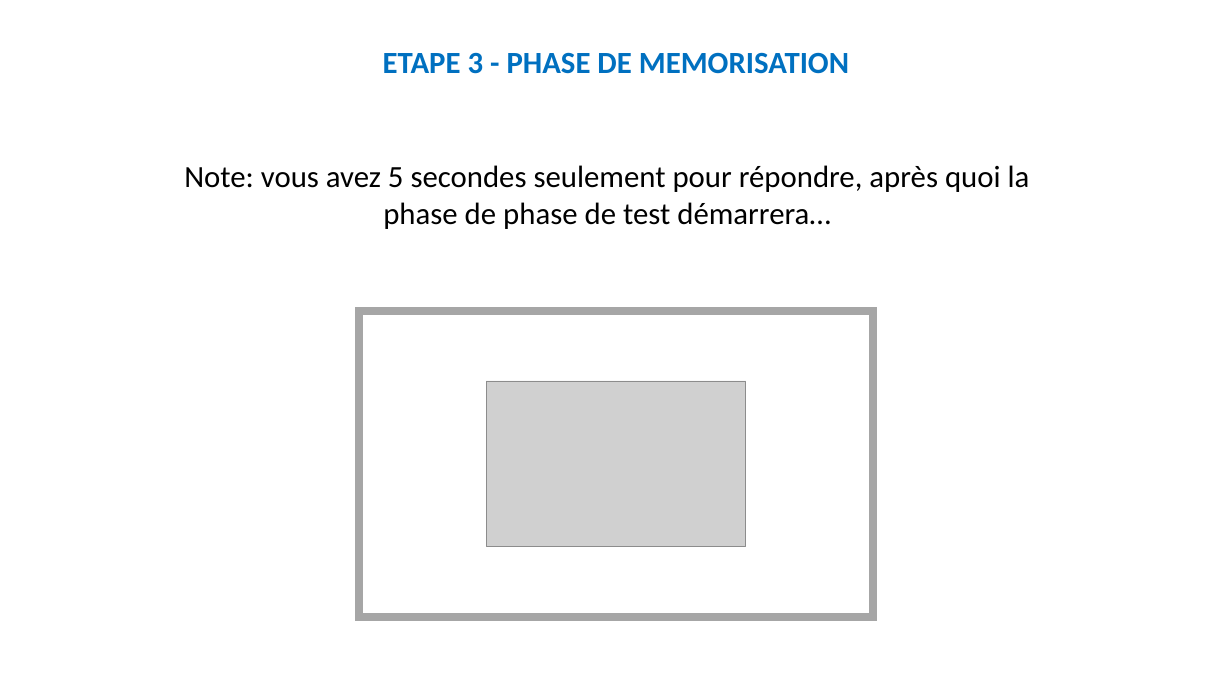
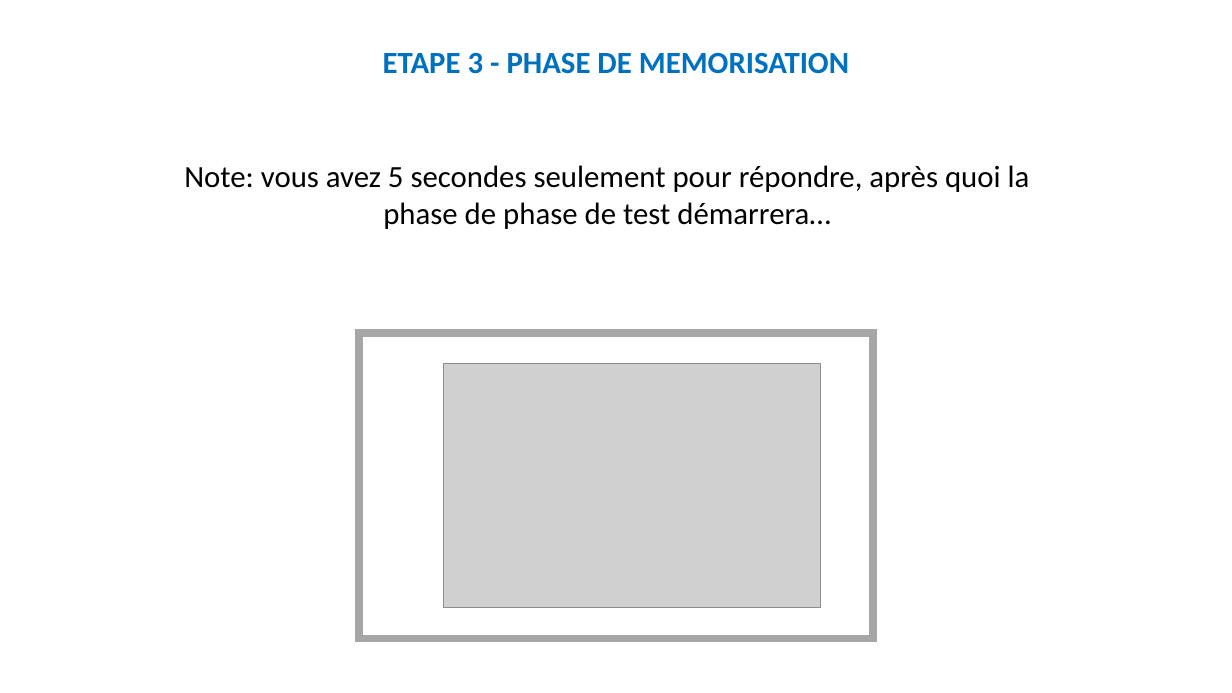
Before and after one commit to MBB-team/Online_Testing, a slide deck: slide 23 of src/SE_ELAN/Stimuli/Instructions.pptx. Drawn at 1232x693 pixels with LibreOffice and Linux fonts; fonts in the diff are those of the drawing; grey boxes stand for pictures. Boxes give left, top, right and bottom in pixels: in the first picture for what was removed or moved away, otherwise in the second. Text is boxed around its words. In the diff, an @@ line names an element or a change of style, - is before the commit and + after.

```diff
--- a/src/SE_ELAN/Stimuli/Instructions.pptx
+++ b/src/SE_ELAN/Stimuli/Instructions.pptx
@@ rectangle: place and size @@
-rectangle at [360,311,873,617]
+rectangle at [360,333,873,639]
@@ picture added at [444,363,820,608] @@
@@ picture removed at [486,381,746,546] @@
```
Also in this commit, not shown: 25 other slides changed, 1 slide added, 2 other files.
